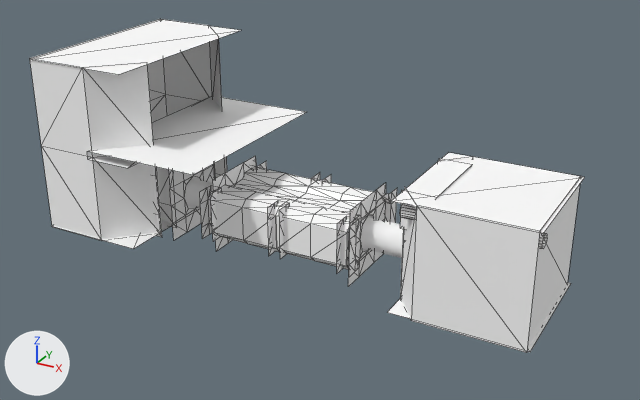
The Blender file data/levels/corridor/corridor.blend as it was, and as the next commit left it.
Rendered twice from a 50 mm lens placed at (69.0, -108.2, 61.2), pointed at (10.5, -1.7, 8.0). Lighting does not change. The marker at lower left points along +X, +Y and +Z. Mesh edges are drawn as thin lines on the coarser meshes.
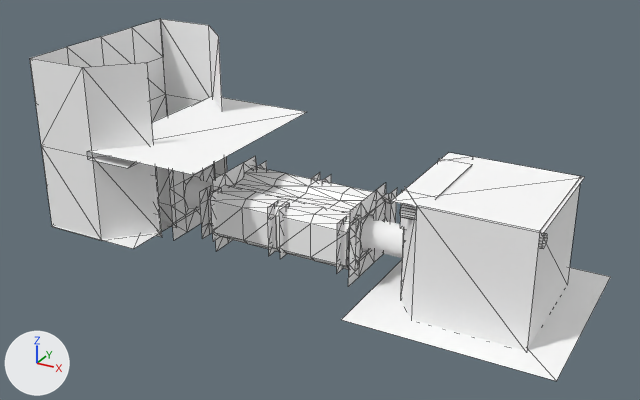
Location of each change, [x1, y1, x2, y2] in pixels of the pictures (640 x 400 px):
'Plane.004', reshaped: before [387, 282, 571, 352]; after [341, 260, 611, 381]
'Plane.010', hidden: before [29, 20, 241, 75]
'Cube.018', added: after [32, 19, 167, 122]
part 1 of me_cube_007, deleted: before [32, 19, 167, 122]

Edits to the bpy script that builds the scene:
```text
Add mat_mtransparent:
    mat_mtransparent = diffuse_material('mTransparent')
    mat_mtransparent.base_color = (1.0, 1.0, 1.0)  # white #ffffff
Change me_cube_007:
    where me_cube_007.from_pydata(...)  # 18 vertices, 20 faces; spans x -8.0..8.8, y -15.5..15.5, z -0.2..27.5
    used by ob_cube_008; location = (-23.2, 0.0, 0.0)
    verts and faces of me_cube_007; kept vertices keep their numbers, new ones are numbered from 18
    before: 0 (-8.0, -15.5, -0.2) at pixel (52, 226), 1 (-8.0, -15.5, 13.7) at pixel (41, 145), 2 (-8.0, 15.5, -0.2), 3 (-8.0, 15.5, 13.7) at pixel (165, 94), 8 (-8.0, -15.5, 27.5) at pixel (29, 58)
    before: 9 (-8.0, 15.5, 27.5) at pixel (160, 18)
    me_cube_007 part 1
    add delete_faces([(0, 2, 3), (3, 9, 8), (0, 3, 1), (1, 3, 8)])
Change me_plane_004:
    where me_plane_004.from_pydata(...)  # 4 vertices, 2 faces; spans x -6.6..13.6, y -10.3..10.3, z 0.0
    used by ob_plane_004; location = (32.4, 0.0, -2.5)
    me_plane_004 part 2
    me_plane_004.vertices[0].co: (-6.6, -10.3, 0.0) -> (-11.3, -15.1, 0.0)  # pixel (387, 312) -> pixel (341, 319)
    me_plane_004.vertices[1].co: (13.6, -10.3, 0.0) -> (18.3, -15.1, 0.0)  # pixel (530, 351) -> pixel (556, 381)
    me_plane_004.vertices[2].co: (-6.6, 10.3, 0.0) -> (-11.3, 15.1, 0.0)
    me_plane_004.vertices[3].co: (13.6, 10.3, 0.0) -> (18.3, 15.1, 0.0)  # pixel (571, 283) -> pixel (610, 276)
Add me_cube_017:
    me_cube_017.from_pydata(...)  # 25 vertices, 32 faces; spans x -8.0, y -15.5..15.5, z -0.2..27.5
    # faces by material slot: [24, 8]
    me_cube_017.materials.append(mat_mwall3)  # its picture is missing
    me_cube_017.materials.append(mat_mtransparent)  # its picture is missing
Change ob_plane_010:
    add ob_plane_010.hide_render = True
Add ob_cube_018:
    ob_cube_018 = bpy.data.objects.new('Cube.018', me_cube_017)
    ob_cube_018.location = (-23.2, 0.0, 0.0)
```
